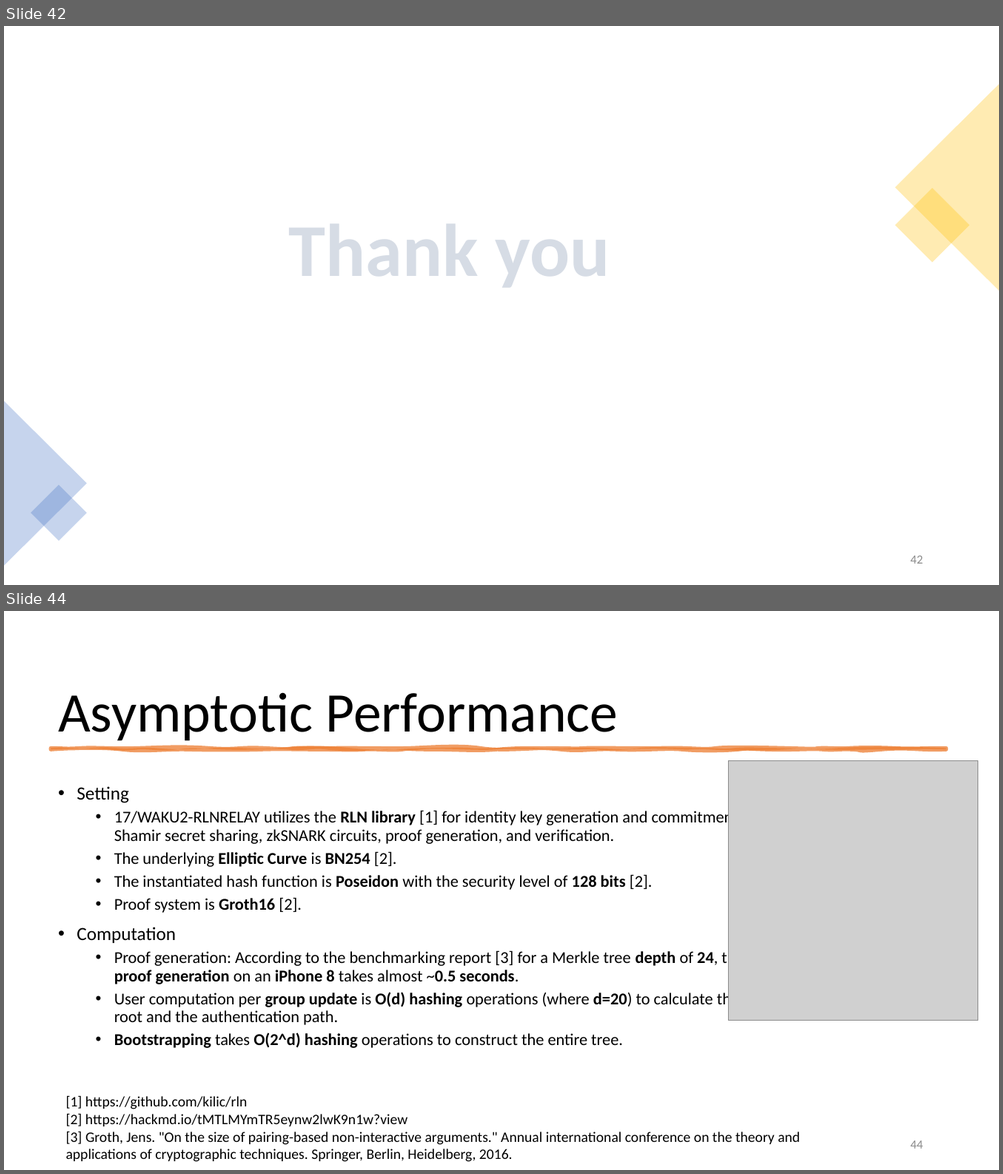
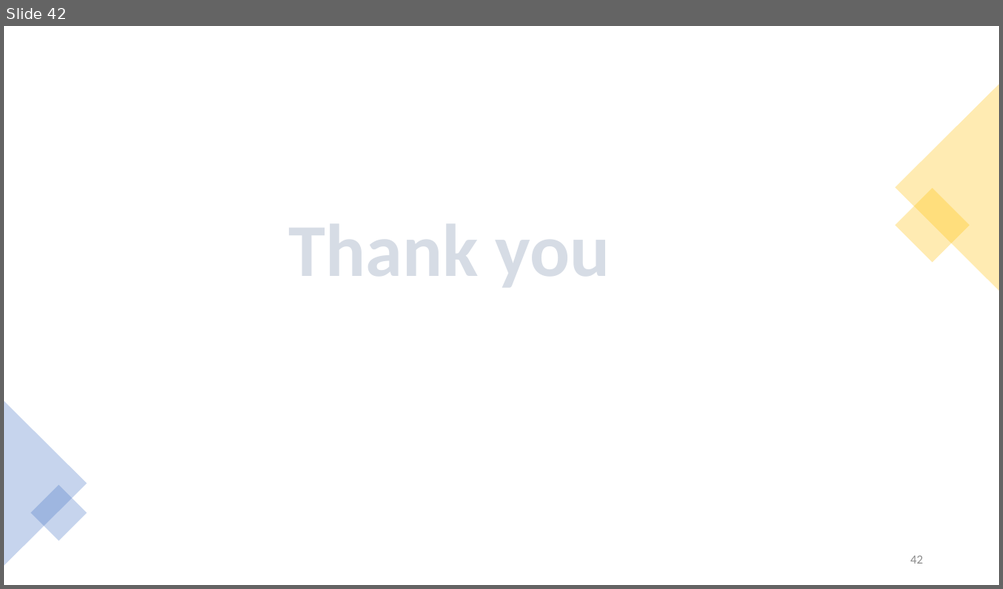
Before and after one commit to vacp2p/research, a slide deck: rln-research/presentations/11-2021-Tokenmics-Waku-rln-relay.pptx. Shown one above the other, each under a label of ours: slides 42 and 44 before the commit, slide 42 after it; the slides between them are not shown. The pictures are 1003x1174 and 1003x589 pixels, drawn with LibreOffice and Linux fonts; fonts in the diff are those of the drawing; grey boxes stand for pictures. Boxes give left, top, right and bottom in pixels: in the first picture for what was removed or moved away, otherwise in the second. Text is boxed around its words. In the diff, an @@ line names an element or a change of style, - is before the commit and + after.

```diff
--- a/rln-research/presentations/11-2021-Tokenmics-Waku-rln-relay.pptx
+++ b/rln-research/presentations/11-2021-Tokenmics-Waku-rln-relay.pptx
@@ slide 44 removed at [4,611,999,1170], background #FFFFFF @@
@@ title removed at [58,692,617,741] @@
-Asymptotic Performance
@@ freeform shape removed at [51,749,946,750] @@
@@ picture removed at [728,761,978,1020] @@
@@ text removed at [77,786,743,1048] @@
-• Setting
-  • 17/WAKU2-RLNRELAY utilizes the RLN library [1] for identity key generation and commitment, Shamir secret sharing, zkSNARK circuits, proof generation, and verification.
-  • The underlying Elliptic Curve is BN254 [2].
-  • The instantiated hash function is Poseidon with the security level of 128 bits [2].
-  • Proof system is Groth16 [2].
-• Computation
-  • Proof generation: According to the benchmarking report [3] for a Merkle tree depth of 24, the proof generation on an iPhone 8 takes almost ~0.5 seconds.
-  • User computation per group update is O(d) hashing operations (where d=20) to calculate the tree root and the authentication path.
-  • Bootstrapping takes O(2^d) hashing operations to construct the entire tree.
@@ text removed at [66,1096,800,1162] @@
-[1] https://github.com/kilic/rln
-[2] https://hackmd.io/tMTLMYmTR5eynw2lwK9n1w?view
-[3] Groth, Jens. "On the size of pairing-based non-interactive arguments." Annual international conference on the theory and applications of cryptographic techniques. Springer, Berlin, Heidelberg, 2016.
@@ page number removed at [910,1141,922,1149] @@
-44
```
Also in this commit, not shown: 3 other slides removed.
